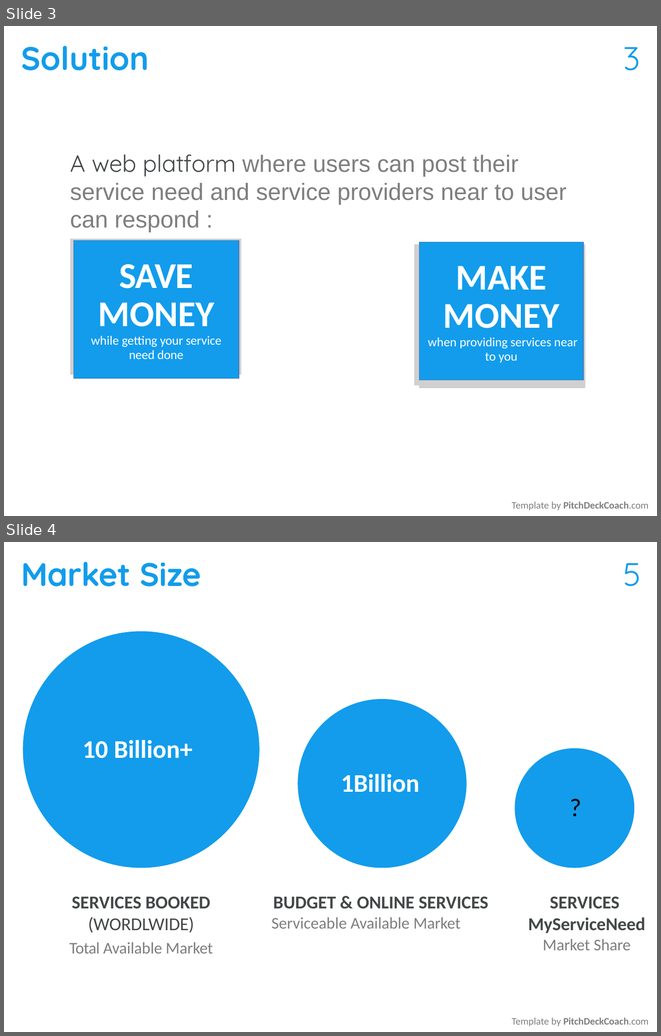
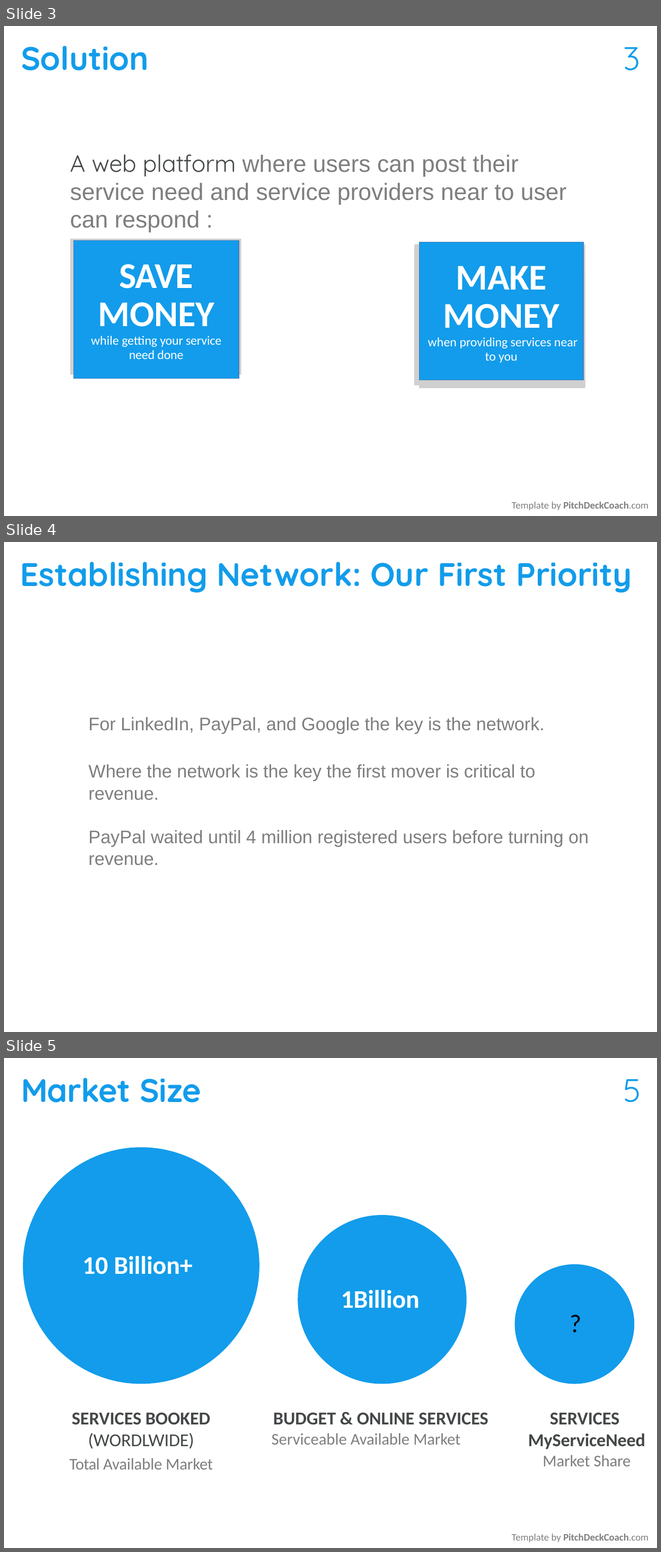
Before and after one commit to chaithu563/myserviceneed, a slide deck: service_images/startuppitch/myservicenned_pitch.pptx. Shown one above the other, each under a label of ours: slides 3 and 4 before the commit, slides 3, 4 and 5 after it. The pictures are 661x1036 and 661x1552 pixels, drawn with LibreOffice and Linux fonts; fonts in the diff are those of the drawing; grey boxes stand for pictures. Boxes give left, top, right and bottom in pixels: in the first picture for what was removed or moved away, otherwise in the second. Text is boxed around its words. In the diff, an @@ line names an element or a change of style, - is before the commit and + after.

Commit message:
updated pitch

```diff
--- a/service_images/startuppitch/myservicenned_pitch.pptx
+++ b/service_images/startuppitch/myservicenned_pitch.pptx
@@ slide 4 added at [4, 542, 657, 1032], background #FFFFFF @@
@@ title added at [20, 562, 632, 593], 36 pt, text #129CEB, bold @@
+Establishing Network: Our First Priority
@@ text added at [88, 717, 545, 733], 20 pt, text #7E7E7E @@
+For LinkedIn, PayPal, and Google the key is the network.
@@ text added at [88, 764, 589, 865], 20 pt, text #7E7E7E @@
+Where the network is the key the first mover is critical to revenue.
+PayPal waited until 4 million registered users before turning on revenue.
@@ what was slide 4 is now slide 5 @@
```
Also in this commit, not shown: 8 other files.
